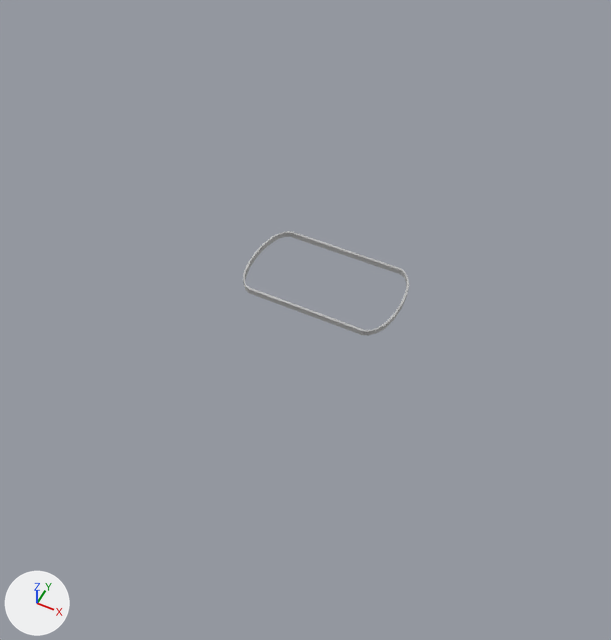
Two versions of the FBX model Assets/3DModels/HockeyLevel.fbx, one commit apart.
Camera for both pictures: a 50 mm camera at (0.0744, -0.1624, 0.1827) aimed at (0.0036, -0.0207, 0.0055). Arrows for +X, +Y and +Z are at lower left; the lights stay in place. Where no turn or scale is listed for an object, it has been applied to the vertices.

The scene before the commit, as lines of its bpy script (objects in view):
```python
me_mesh = bpy.data.meshes.new('Mesh')
me_mesh.from_pydata(...)  # 156 vertices, 304 faces; spans x -2.12..0.0, y -0.06..0.09, z -0.93..0.93
me_mesh.materials.append(mat_phong1)  # grey #bcbcbc
me_mesh_001 = bpy.data.meshes.new('Mesh.001')
me_mesh_001.from_pydata(...)  # 156 vertices, 304 faces; spans x -2.12..0.0, y -0.06..0.09, z -0.93..0.93
me_mesh_001.materials.append(mat_phong1)  # grey #bcbcbc
ob_hockeylevel = bpy.data.objects.new('HockeyLevel', me_mesh_001)
ob_hockeylevel.parent = ob_hockeylevel_001
ob_hockeylevel.location = (0.0, 0.0563, 0.0)
ob_hockeylevel.scale = (1.15, 1.15, 1.52)
ob_hockeylevel1 = bpy.data.objects.new('HockeyLevel1', me_mesh)
ob_hockeylevel1.parent = ob_hockeylevel_001
ob_hockeylevel1.location = (0.0, 0.0563, 0.0)
ob_hockeylevel1.rotation_euler = (-3.142, 0.0, 0.0)  # degrees (-180, 0, 0)
ob_hockeylevel1.scale = (-1.15, -1.15, -1.52)
```
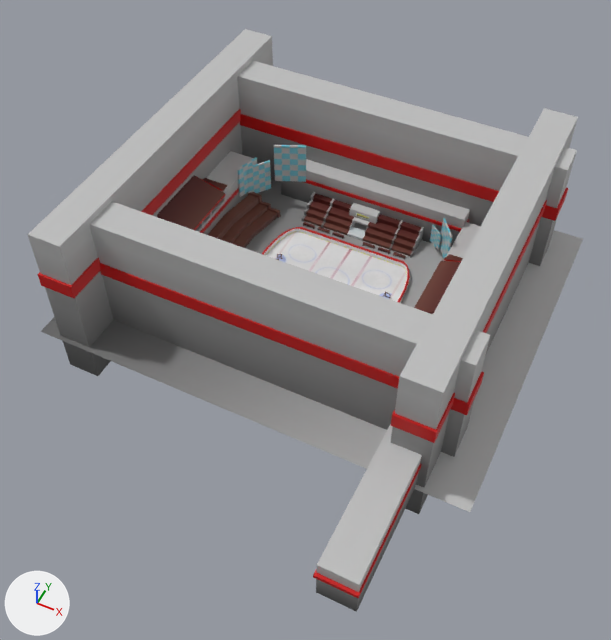
Commit message: Addedd new level

Boxes [x1, y1, x2, y2] around the edits, measured in the pictures (611 x 640 px):
'pCube18', added
    after: [89, 202, 490, 457]
'pPlane1', added
    after: [41, 180, 583, 512]
'pCube17', added
    after: [237, 61, 577, 266]
'pCube20', added
    after: [27, 29, 273, 376]
'pCube19', added
    after: [391, 108, 578, 514]
'pCube12', added
    after: [313, 424, 422, 612]
'pCube10', added
    after: [281, 159, 470, 249]
'pPlane2', added
    after: [266, 232, 407, 302]
'pCube11', added
    after: [157, 151, 254, 235]
'pCube16', added (brown)
    after: [302, 192, 424, 258]
'pCube9', added (brown)
    after: [208, 192, 281, 248]
'pCube13', added
    after: [414, 222, 480, 314]
'HockeyLevel1', moved, rescaled
    before: [305, 250, 409, 336]
    after: [350, 244, 410, 303]
'HockeyLevel', moved, rescaled
    before: [243, 231, 345, 314]
    after: [262, 227, 351, 255]
'pCube6', added
    after: [274, 145, 306, 182]
'pCube21', added
    after: [247, 160, 271, 193]
'pCube5', added
    after: [237, 157, 257, 197]
'pCube8', added
    after: [439, 218, 452, 258]
'pCube15', added
    after: [430, 225, 441, 250]

Edits to the bpy script that builds the scene:
```text
Change ob_hockeylevel:
    ob_hockeylevel.location: (0.0, 0.0563, 0.0) -> (0.0537, 0.0792, -0.201)
    ob_hockeylevel.scale: (1.15, 1.15, 1.52) -> (1.08, 1.26, 1.66)
Change ob_hockeylevel1:
    ob_hockeylevel1.location: (0.0, 0.0563, 0.0) -> (0.0537, 0.0792, -0.201)
    ob_hockeylevel1.scale: (-1.15, -1.15, -1.52) -> (-1.08, -1.26, -1.66)
Add ob_pcube9:
    ob_pcube9 = bpy.data.objects.new('pCube9', me_mesh_010)  # 112 vertices, 220 faces; spans x -0.0074..0.0055, y -0.0199..0.0199, z -0.0022..0.0056; in mat_hockeylevelmat (picture img_hockeyrinkdiffuse_png)
    ob_pcube9.location = (-0.0317, 0.0011, 0.0006)
Add ob_pcube8:
    ob_pcube8 = bpy.data.objects.new('pCube8', me_mesh_009)  # 8 vertices, 12 faces; spans x -0.00262..0.00262, y -0.00354..0.00354, z -0.00568..0.00568; in mat_hockeylevelmat (picture img_hockeyrinkdiffuse_png)
    ob_pcube8.location = (0.0281, 0.0245, 0.008)
Add ob_pcube20:
    ob_pcube20 = bpy.data.objects.new('pCube20', me_mesh_021)  # 24 vertices, 44 faces; spans x -0.506..0.506, y -0.5..0.5, z -0.537..0.537; in mat_hockeylevelmat (picture img_hockeyrinkdiffuse_png)
    ob_pcube20.location = (-0.0534, 0.0032, 0.0126)
    ob_pcube20.rotation_euler = (-1.571, 0.0, 1.571)  # degrees (-90, 0, 90)
    ob_pcube20.scale = (-0.111, -0.0519, -0.01)
Add ob_pcube21:
    ob_pcube21 = bpy.data.objects.new('pCube21', me_mesh_022)  # a box spanning x -0.5..0.5, y -0.5..0.5, z -0.5..0.5; in mat_hockeylevelmat (picture img_hockeyrinkdiffuse_png)
    ob_pcube21.location = (-0.035, 0.0232, 0.0105)
    ob_pcube21.rotation_euler = (-1.571, 0.0, -0.617)  # degrees (-90, 0, -35)
    ob_pcube21.scale = (-0.000507, -0.0111, -0.00809)
Add ob_pcube16:
    ob_pcube16 = bpy.data.objects.new('pCube16', me_mesh_017)  # 340 vertices, 676 faces; spans x -0.5..0.5, y -1.51..8.73, z -0.54..0.95; in mat_hockeylevelmat (picture img_hockeyrinkdiffuse_png)
    ob_pcube16.location = (0.0, 0.0263, 0.0003)
    ob_pcube16.rotation_euler = (-1.571, 0.0, -3.142)  # degrees (-90, 0, -180)
    ob_pcube16.scale = (-0.038, -0.000675, -0.00874)
Add ob_pcube11:
    ob_pcube11 = bpy.data.objects.new('pCube11', me_mesh_012)  # 110 vertices, 216 faces; spans x -0.506..0.506, y -0.5..0.912, z -0.537..0.56; in mat_hockeylevelmat (picture img_hockeyrinkdiffuse_png)
    ob_pcube11.location = (-0.0443, -0.0025, 0.0062)
    ob_pcube11.rotation_euler = (-1.571, 0.0, 1.571)  # degrees (-90, 0, 90)
    ob_pcube11.scale = (-0.0622, -0.0137, -0.01)
Add ob_pcube15:
    ob_pcube15 = bpy.data.objects.new('pCube15', me_mesh_022.copy())
    ob_pcube15.location = (0.024, 0.0275, 0.0057)
    ob_pcube15.rotation_euler = (-1.571, 0.0, 0.909)  # degrees (-90, 0, 52)
    ob_pcube15.scale = (-0.000296, -0.00647, -0.00473)
Add ob_pplane2:
    ob_pplane2 = bpy.data.objects.new('pPlane2', me_mesh_004)  # 22 vertices, 20 faces; spans x -0.5..0.5, y 0.0, z -0.501..0.5; in mat_hockeygroundmat (picture img_hockeyground_png)
    ob_pplane2.location = (0.0005, 0.002, 0.0)
    ob_pplane2.rotation_euler = (-1.571, 0.0, 0.0)  # degrees (-90, 0, 0)
    ob_pplane2.scale = (-0.0453, -0.0227, -0.0303)
Add ob_pcube13:
    ob_pcube13 = bpy.data.objects.new('pCube13', me_mesh_014)  # 118 vertices, 232 faces; spans x -0.0056..0.0054, y -0.0315..0.0315, z -0.0068..0.0125; in mat_hockeylevelmat (picture img_hockeyrinkdiffuse_png)
    ob_pcube13.location = (0.036, 0.0022, 0.0033)
Add ob_pcube6:
    ob_pcube6 = bpy.data.objects.new('pCube6', me_mesh_022.copy())
    ob_pcube6.location = (-0.0259, 0.0275, 0.0164)
    ob_pcube6.rotation_euler = (-1.571, 0.0, -1.149)  # degrees (-90, 0, -66)
    ob_pcube6.scale = (-0.000627, -0.0137, -0.01)
Add ob_pcube10:
    ob_pcube10 = bpy.data.objects.new('pCube10', me_mesh_021.copy())
    ob_pcube10.location = (0.0, 0.0356, 0.0062)
    ob_pcube10.rotation_euler = (-1.571, 0.0, 0.0)  # degrees (-90, 0, 0)
    ob_pcube10.scale = (-0.0622, -0.0137, -0.01)
Add ob_pcube18:
    ob_pcube18 = bpy.data.objects.new('pCube18', me_mesh_021.copy())
    ob_pcube18.location = (0.0, -0.0359, 0.0107)
    ob_pcube18.rotation_euler = (-1.571, 0.0, 0.0)  # degrees (-90, 0, 0)
    ob_pcube18.scale = (-0.111, -0.0519, -0.01)
Add ob_pcube12:
    ob_pcube12 = bpy.data.objects.new('pCube12', me_mesh_021.copy())
    ob_pcube12.location = (0.045, -0.0154, 0.0062)
    ob_pcube12.rotation_euler = (-1.571, 0.0, 1.571)  # degrees (-90, 0, 90)
    ob_pcube12.scale = (-0.146, -0.0137, -0.01)
Add ob_pcube17:
    ob_pcube17 = bpy.data.objects.new('pCube17', me_mesh_018)  # 24 vertices, 44 faces; spans x -0.0563..0.0563, y -0.0054..0.0054, z -0.026..0.026; in mat_hockeylevelmat (picture img_hockeyrinkdiffuse_png)
    ob_pcube17.location = (0.0, 0.0408, 0.0107)
Add ob_pplane1:
    ob_pplane1 = bpy.data.objects.new('pPlane1', me_mesh_003)  # 4 vertices, 2 faces; spans x -0.0644..0.0644, y -0.0539..0.0539, z 0.0; in mat_hockeylevelmat (picture img_hockeyrinkdiffuse_png)
    ob_pplane1.location = (0.0, 0.0, -0.0002)
Add ob_pcube5:
    ob_pcube5 = bpy.data.objects.new('pCube5', me_mesh_006)  # 8 vertices, 12 faces; spans x -0.0014..0.0014, y -0.00395..0.00395, z -0.00553..0.00553; in mat_hockeylevelmat (picture img_hockeyrinkdiffuse_png)
    ob_pcube5.location = (-0.0374, 0.0205, 0.012)
Add ob_pcube19:
    ob_pcube19 = bpy.data.objects.new('pCube19', me_mesh_020)  # 24 vertices, 44 faces; spans x -0.0054..0.0054, y -0.0563..0.0563, z -0.026..0.026; in mat_hockeylevelmat (picture img_hockeyrinkdiffuse_png)
    ob_pcube19.location = (0.0471, 0.0032, 0.0126)
```
